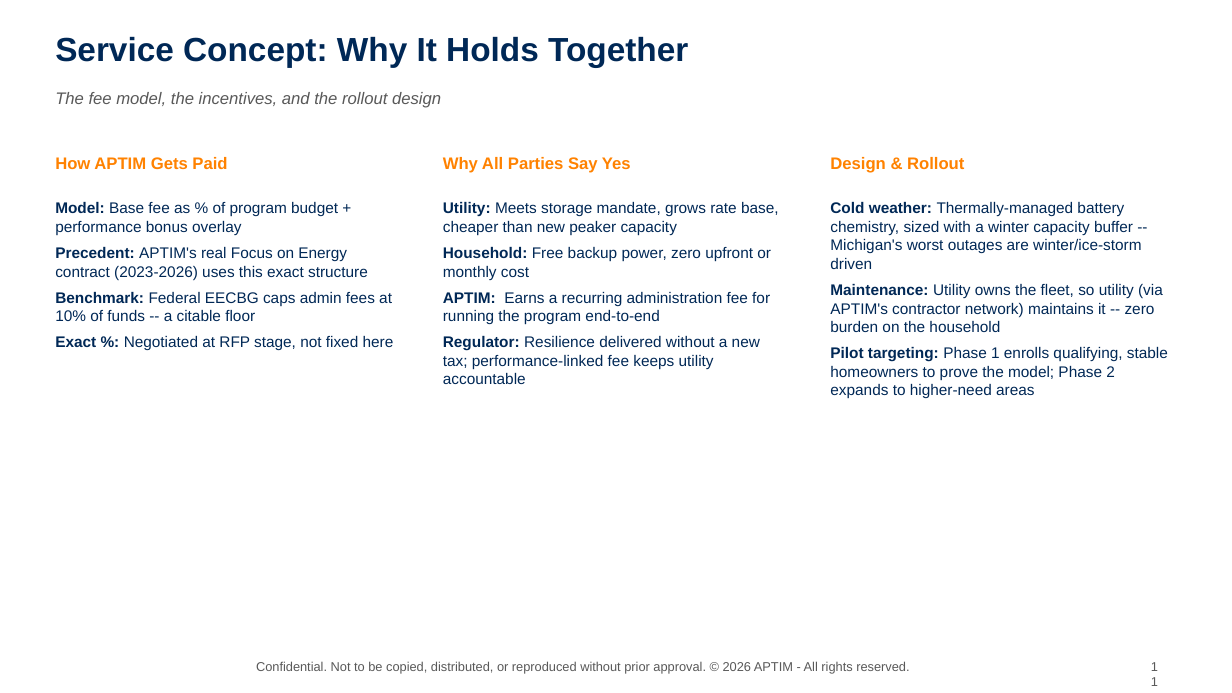
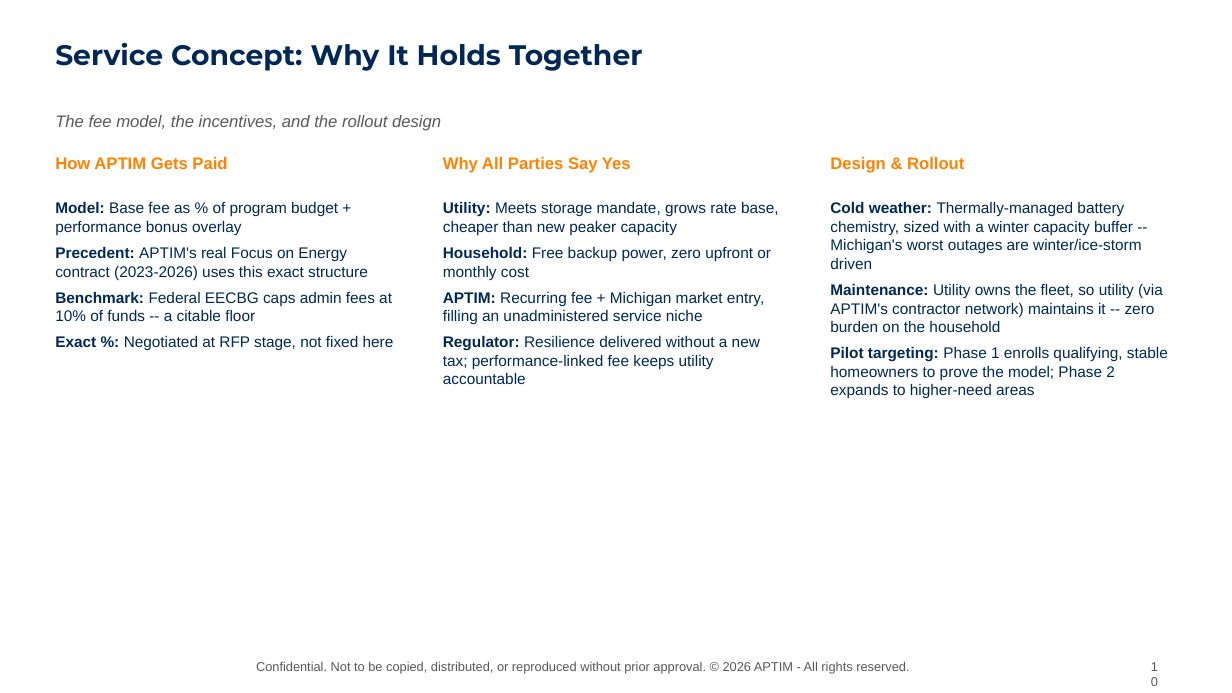
Before and after one commit to graseeuh/HERMES, a slide deck: slide 7 of Group_1_STRIVE_Presentation.pptx (slide 11 before the commit). Drawn at 1232x693 pixels with LibreOffice and Linux fonts; fonts in the diff are those of the drawing; background and template pictures are left out. Boxes give left, top, right and bottom in pixels: in the first picture for what was removed or moved away, otherwise in the second. Text is boxed around its words. In the diff, an @@ line names an element or a change of style, - is before the commit and + after.

```diff
--- a/Group_1_STRIVE_Presentation.pptx
+++ b/Group_1_STRIVE_Presentation.pptx
@@ text "Service Concept: Why It Holds ..." at <box>55,42,643,71</box>: size 26 to 22 pt, font Arial to Montserrat @@
@@ text "The fee model, the incentives, ...": place and size @@
-text "The fee model, the incentives, ..." at <box>55,92,441,108</box>
+text "The fee model, the incentives, ..." at <box>55,115,441,131</box>
@@ text at <box>443,292,764,324</box>: text changed @@
-APTIM: Earns a recurring administration fee for running the program end-to-end
+APTIM: Recurring fee + Michigan market entry, filling an unadministered service niche
@@ text at <box>1142,654,1171,680</box>: text changed @@
-11
+10
```
Also in this commit, not shown: 21 other slides changed, 37 slides added, 2 slides removed.
